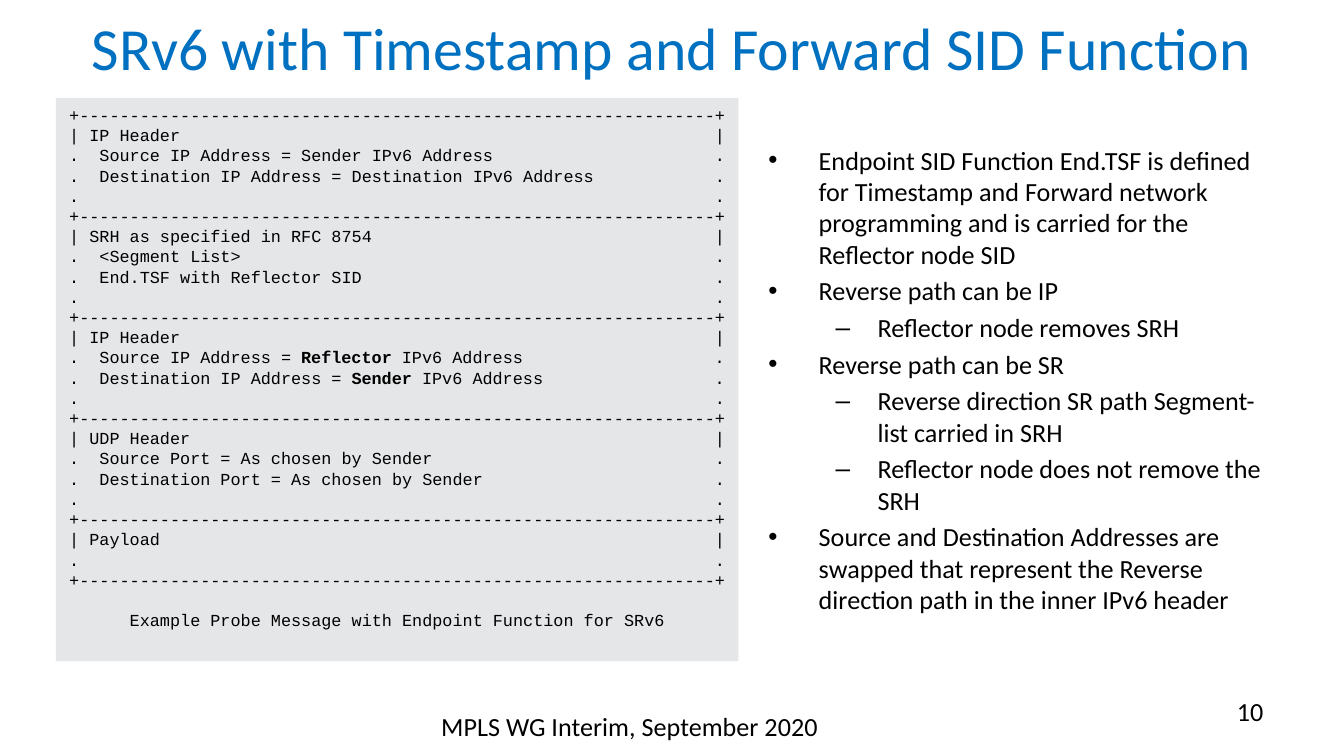
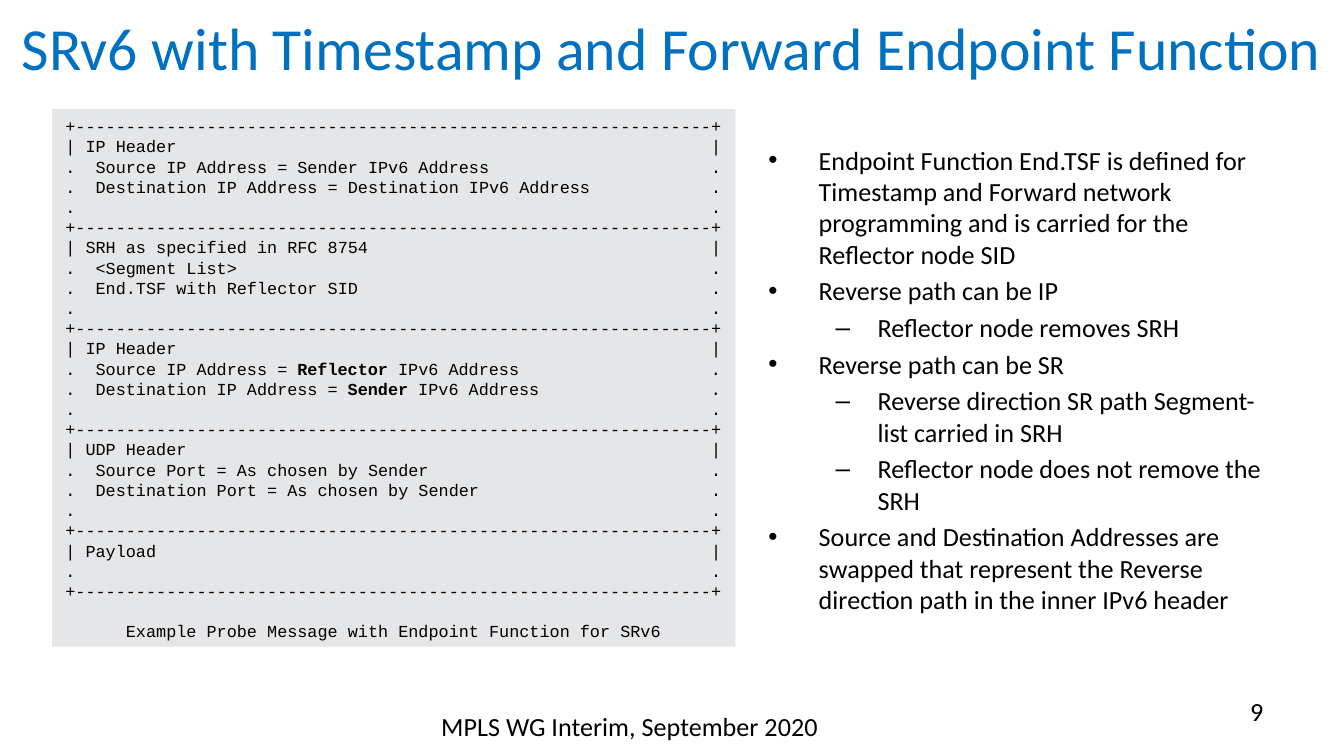
Before and after one commit to rakgandhi/ietf-slides, a slide deck: slide 9 of draft-gandhi-spring-sr-enhanced-plm-03.pptx (slide 10 before the commit). Drawn at 1344x756 pixels with LibreOffice and Linux fonts; fonts in the diff are those of the drawing. Boxes give left, top, right and bottom in pixels: in the first picture for what was removed or moved away, otherwise in the second. Text is boxed around its words. In the diff, an @@ line names an element or a change of style, - is before the commit and + after.

```diff
--- a/draft-gandhi-spring-sr-enhanced-plm-03.pptx
+++ b/draft-gandhi-spring-sr-enhanced-plm-03.pptx
@@ title at [22, 28, 1321, 80]: text changed @@
-SRv6 with Timestamp and Forward SID Function
+SRv6 with Timestamp and Forward Endpoint Function
@@ rectangle "+----------------------------------------------------------- ...": place and size @@
-rectangle "+----------------------------------------------------------- ..." at [56, 98, 739, 661]
+rectangle "+----------------------------------------------------------- ..." at [52, 109, 735, 646]
@@ text at [819, 152, 1246, 265]: text changed @@
-• Endpoint SID Function End.TSF is defined for Timestamp and Forward network programming and is carried for the Reflector node SID
+• Endpoint Function End.TSF is defined for Timestamp and Forward network programming and is carried for the Reflector node SID
@@ page number at [1250, 704, 1263, 721]: text changed @@
-10
+9
```
Also in this commit, not shown: 9 other slides changed, 1 other file.
